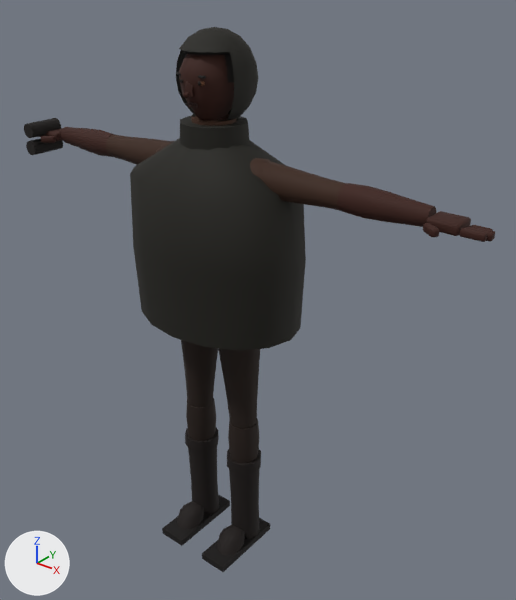
An edit to the glTF model public/models/tb_crew_lookout.glb, drawn before and after from the same camera.
Before and after are seen from a 50 mm lens placed at (1.398, -1.545, 1.954), pointed at (0.084, 0.098, 0.935). Lighting does not change. The marker at lower left points along +X, +Y and +Z. The first picture is the older version. Vertices at exactly the same position are counted once.

The first picture shows 'crew_lookout_mesh'.
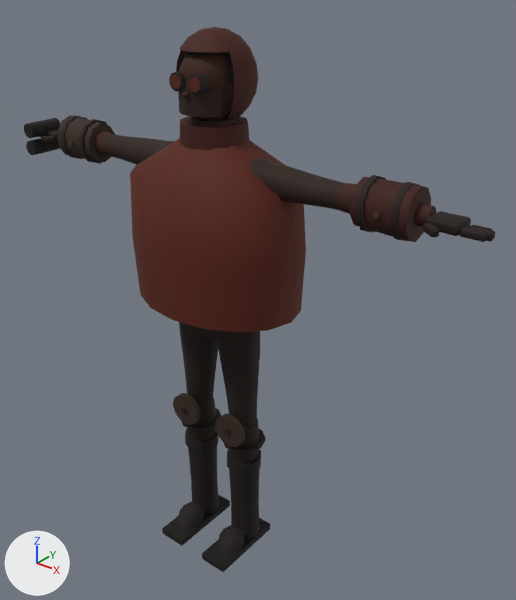
The edits, one by one:
me_crew_lookout_mesh is used by ob_crew_lookout_mesh; location (0.0, 0.0, 0.0).
me_crew_lookout_mesh had 2437 vertices, 4578 faces and spanned x -0.86..0.86, y -0.22..0.22, z 0.0..1.77.
me_crew_lookout_mesh now has 2859 vertices, 5302 faces and spans x -0.86..0.86, y -0.22..0.22, z 0.0..1.77.
me_crew_lookout_mesh part 1: a new loose piece, a 10-sided cylinder along y spanning x -0.061..-0.011, y -0.11..-0.08, z 1.612..1.664, in mat_tbc_skin.
me_crew_lookout_mesh part 2: a new loose piece, a 10-sided cylinder along y spanning x -0.0551..-0.017, y -0.1129..-0.1089, z 1.618..1.658, in mat_tbc_skin.
me_crew_lookout_mesh part 3: a new loose piece, a 10-sided cylinder along y spanning x 0.011..0.061, y -0.11..-0.08, z 1.612..1.664, in mat_tbc_skin.
me_crew_lookout_mesh part 4: a new loose piece, a 10-sided cylinder along y spanning x 0.017..0.0551, y -0.1129..-0.1089, z 1.618..1.658, in mat_tbc_skin.
me_crew_lookout_mesh part 5: a new loose piece, a 10-sided cylinder along x spanning x 0.529..0.545, y -0.064..0.064, z 1.305..1.455, in mat_tbc_skin.
me_crew_lookout_mesh part 6: a new loose piece, a 10-sided cylinder along x spanning x 0.625..0.641, y -0.064..0.064, z 1.305..1.455, in mat_tbc_skin.
me_crew_lookout_mesh part 7: a new loose piece, a 10-sided cylinder along x spanning x -0.545..-0.529, y -0.064..0.064, z 1.305..1.455, in mat_tbc_skin.
me_crew_lookout_mesh part 8: a new loose piece, a 10-sided cylinder along x spanning x -0.641..-0.625, y -0.064..0.064, z 1.305..1.455, in mat_tbc_skin.
me_crew_lookout_mesh part 9: a new loose piece, a 12-sided cylinder along y spanning x 0.042..0.158, y -0.08..-0.06, z 0.462..0.578, in mat_tbc_skin.
me_crew_lookout_mesh part 10: a new loose piece, a 10-sided cylinder along z spanning x 0.025..0.175, y -0.071..0.071, z 0.44..0.452, in mat_tbc_skin.
me_crew_lookout_mesh part 11: a new loose piece, a 12-sided cylinder along y spanning x -0.158..-0.042, y -0.08..-0.06, z 0.462..0.578, in mat_tbc_skin.
me_crew_lookout_mesh part 12: a new loose piece, a 10-sided cylinder along z spanning x -0.175..-0.025, y -0.071..0.071, z 0.44..0.452, in mat_tbc_skin.
me_crew_lookout_mesh part 13: a new loose piece of 30 vertices spanning x 0.5..0.67, y -0.06..0.06, z 1.31..1.45, in mat_tbc_skin.
me_crew_lookout_mesh part 14: a new loose piece of 30 vertices spanning x -0.67..-0.5, y -0.06..0.06, z 1.31..1.45, in mat_tbc_skin.
me_crew_lookout_mesh part 15: a new loose piece of 26 vertices spanning x -0.08..0.08, y -0.11..-0.05, z 1.55..1.62, in mat_tbc_skin.
me_crew_lookout_mesh part 16: 32 vertices moved from x -0.3..0.3, y -0.22..0.22, z 0.9..1.13 to x -0.3..0.3, y -0.22..0.22, z 0.96..1.16; 16 vertices added at x -0.11..0.18, y -0.13..0.08, z 0.93..1.19.
me_crew_lookout_mesh part 17: 2740 kept faces spanning x -0.86..0.86, y -0.22..0.22, z 0.14..1.77 get new vertex colours; the middle colour goes from brown #7a4f35 to brown #3b2a1c.
Other edits to the shape of me_crew_lookout_mesh do not show in these pictures.

What differs and where, as boxes (x1, y1, x2, y2) in the pictures (516 x 600 px; the box of a moved part takes in the faces that stretch with it):
part 1 of me_crew_lookout_mesh, added: after (169, 71, 186, 92)
part 2 of me_crew_lookout_mesh, added: after (170, 74, 181, 90)
part 3 of me_crew_lookout_mesh, added: after (188, 74, 210, 95)
part 4 of me_crew_lookout_mesh, added: after (189, 77, 200, 92)
part 5 of me_crew_lookout_mesh, added: after (356, 175, 386, 233)
part 6 of me_crew_lookout_mesh, added: after (391, 182, 419, 241)
part 7 of me_crew_lookout_mesh, added: after (79, 119, 107, 164)
part 8 of me_crew_lookout_mesh, added: after (61, 115, 87, 159)
part 9 of me_crew_lookout_mesh, added: after (215, 414, 245, 447)
part 10 of me_crew_lookout_mesh, added: after (223, 429, 266, 453)
part 11 of me_crew_lookout_mesh, added: after (173, 393, 201, 425)
part 12 of me_crew_lookout_mesh, added: after (182, 408, 221, 431)
part 13 of me_crew_lookout_mesh, added (brown): after (350, 177, 431, 242)
part 14 of me_crew_lookout_mesh, added: after (57, 115, 115, 162)
part 15 of me_crew_lookout_mesh, added: after (178, 89, 222, 117)
part 16 of me_crew_lookout_mesh, moved or reshaped: before (130, 174, 306, 350); after (130, 174, 306, 333)
part 17 of me_crew_lookout_mesh, recoloured: (39, 27, 495, 452) in both
